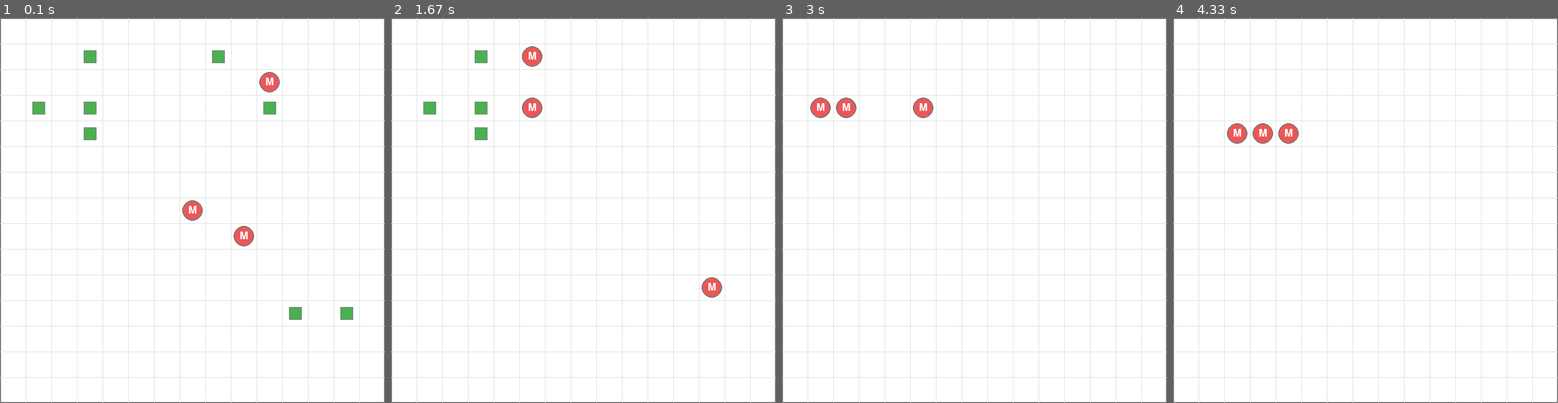
Above: before the commit, frames 1-4 (left to right).
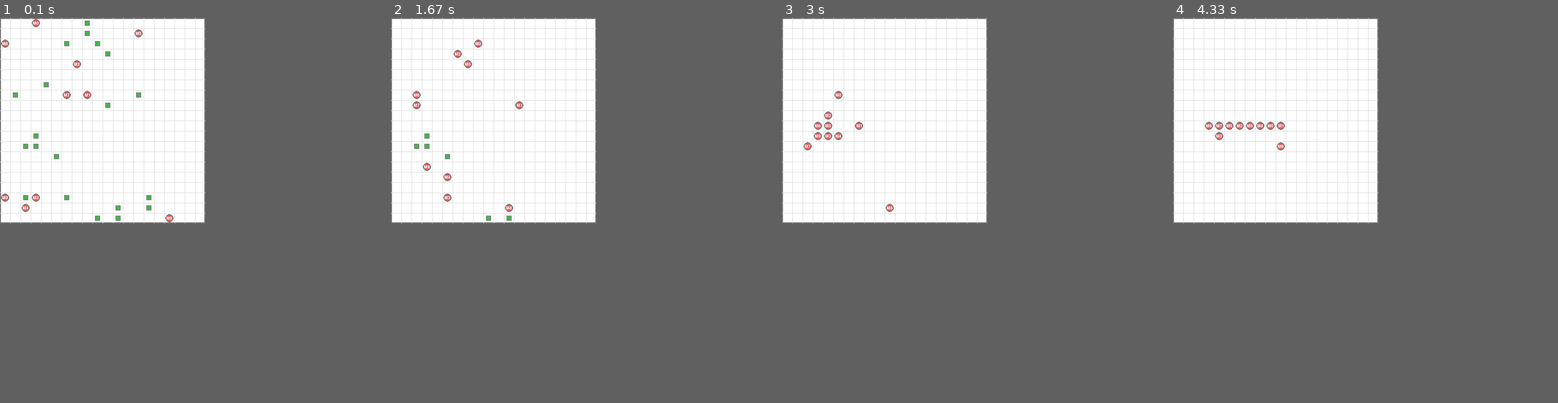
Above: after the commit, the same moments.

Repository: boannas/Senior_thesis
Game: pygame game, started from run_gridworld.py
The game is run twice, just before and just after one commit, with the same random seed, the same clock (stepped at 60 frames per second) and the same inputs.
Inputs:
- Up to frame 1 (0.1 s): no input
- Up to frame 2 (1.67 s): no input
- Up to frame 3 (3 s): no input
- Up to frame 4 (4.33 s): tap Enter at 3.33 s
The window is 750x750 before the commit and 400x400 after it. Grey fills any space a smaller window leaves; there, only what the larger window draws over its background counts as a difference.

The runs differ from the first frame. In frame 1, 8.5% of the frame differs, in the area x 0-100%, y 0-100%; in frame 2, 7.8%; in frame 3, 7.3%; in frame 4, 7.2%.

Commit message:
update  scan
add Agent class

Diff:
--- a/base.yaml
+++ b/base.yaml
@@ -3,13 +3,23 @@
 simulation:
   dt: 0.1
 
-seed: 42    # Random seed for reproducibility
 fps: 30   # Frames per second for rendering
 
 grid:
-  width: 15
-  height: 15
-  cell_px: 50
+  width: 20
+  height: 20
+  cell_px: 20
+
+colors:
+  bg:   [255, 255, 255]
+  grid: [220, 220, 220]
+  mother: [235, 87, 87]
+  child: [87, 87, 235]
+  food: [76, 175, 80]
+  threat: [200, 200, 200]
+  nest: [255, 193, 7]
+  outline: [120, 120, 120]    # [R, G, B] for entity outlines
+
 
 # Agent positions
 mothers:
@@ -17,8 +27,6 @@
   - [7, 7]
   - [9, 8]
   - [10, 2]
-
-
 
 # Entity positions
 food:
@@ -31,13 +39,3 @@
     - [1, 3]
     - [8, 1]
     - [13, 11]
-
-colors:
-  bg:   [255, 255, 255]
-  grid: [220, 220, 220]
-  mother: [235, 87, 87]
-  child: [87, 87, 235]
-  food: [76, 175, 80]
-  threat: [200, 200, 200]
-  nest: [255, 193, 7]
-  outline: [120, 120, 120]    # [R, G, B] for entity outlines
--- a/core/agents.py
+++ b/core/agents.py
@@ -1,5 +1,7 @@
 import math
 import random
+
+from core.entities import Food
 
 
 class Agent:
@@ -39,19 +41,37 @@
         """Calculate heading angle towards a target position in radians"""
         return math.atan2(target_y - self.y, target_x - self.x) * (180 / math.pi)
 
+
     def scan_perception(self, entities, perception_range):
         """Scan for entities within perception range"""
-        perceived = []
-        print(perceived)
-        for entity in entities:
-            dist = self.Manhattan_distance_to(entity.x, entity.y)
-            deg = self.heading_towards(entity.x, entity.y)
+        food_perceived = []
+        agents_perceived = []
 
+        for e in entities:
+            if e is self:   # Skip self
+                continue
 
-            if dist <= perception_range and not entity.collected:
-                perceived.append((entity, dist, deg))
-                print(f"{self.agent_type.capitalize()} perceived {entity.name} at ({entity.x}, {entity.y}) ")
-        return perceived
+            dist = self.Manhattan_distance_to(e.x, e.y)
+            if dist > perception_range: # Out of range
+                continue
+
+            deg = self.heading_towards(e.x, e.y)
+
+            # Food
+            if isinstance(e, Food):
+                if getattr(e, "collected", False):
+                    continue
+                food_perceived.append((e, dist, deg))
+                continue
+
+            # Agents (other mothers, child, threats)
+            if isinstance(e, Agent):
+                agents_perceived.append((e, dist, deg))
+                continue
+
+        print("agents_perceived:", agents_perceived)
+        return food_perceived, agents_perceived
+
 
     def step_towards(self, target_x, target_y):
         """
--- a/core/world.py
+++ b/core/world.py
@@ -7,12 +7,13 @@
     def __init__(self, grid_w, grid_h, mother_starts=None, child_start=None,
                  food_positions=None, threat_positions=None, nest_position=None, seed=42):
 
+        random.seed(seed)   # Fixed seed for reproducibility
+
         # Initialize mother agents
         self.mothers = []
         for (mx, my) in mother_starts:
             self.mothers.append(MotherAgent(mx, my, grid_w, grid_h, hp=100, energy=100))
 
-        random.seed(seed)
         self.t = 0
         self.grid_w = grid_w
         self.grid_h = grid_h
@@ -28,28 +29,27 @@
         proposals = {}
 
         for mother in self.mothers:
-            perceived = mother.scan_perception(self.foods, perception_range=perception_range)
+            food_perceived, agents_perceived = mother.scan_perception(self.foods + self.mothers, perception_range=perception_range)
 
-            if not perceived:
-                dx, dy = mother.step_towards(4,4)
+            if not food_perceived:
+                dx, dy = mother.step_towards(self.grid_w // 2, self.grid_h // 2)
                 nx = max(0, min(self.grid_w - 1, mother.x + dx))
                 ny = max(0, min(self.grid_h - 1, mother.y + dy))
                 proposals[mother] = (nx, ny)
 
                 continue
 
-            perceived.sort(key=lambda t: t[1])
+            food_perceived.sort(key=lambda t: t[1])
 
-            target_food = perceived[0][0]   # nearest food
+            target_food = food_perceived[0][0]   # nearest food
             dx, dy = mother.step_towards(target_food.x, target_food.y)
             nx = max(0, min(self.grid_w - 1, mother.x + dx))
             ny = max(0, min(self.grid_h - 1, mother.y + dy))
             proposals[mother] = (nx, ny)
 
             # Check if food is collected (distance == 0)
-            if perceived[0][1] == 0 and not target_food.collected:
+            if food_perceived[0][1] == 0 and not target_food.collected:
                 target_food.collect()
-
 
         self.resolve_and_apply_moves(self.mothers, proposals)
 
--- a/func/function_code.py
+++ b/func/function_code.py
@@ -48,7 +48,7 @@
     for y in range(1, grid_h):
         pygame.draw.line(surface, grid_color, (0, y * cell_px), (grid_w * cell_px, y * cell_px))
 
-def draw_mother(surface, mother, cell_px, mother_color, outline_color):
+def draw_mother(surface, mother, cell_px, mother_color, outline_color, label="M"):
     """Draw mother agent"""
     cx = mother.x * cell_px + cell_px // 2
     cy = mother.y * cell_px + cell_px // 2
@@ -60,7 +60,7 @@
     # Label Mother
     font_size = int(r * 1.5)
     font = pygame.font.SysFont(None, font_size)
-    text_surface = font.render("M", True, [255,255,255])
+    text_surface = font.render(label, True, [255,255,255])
     text_rect = text_surface.get_rect(center=(cx, cy))
     surface.blit(text_surface, text_rect)
 
--- a/ui/pygame_viewer.py
+++ b/ui/pygame_viewer.py
@@ -13,6 +13,12 @@
     draw_food, draw_threat, draw_nest
 )
 
+random.seed(42) # Fixed seed for reproducibility
+
+def random_positions(n, grid_w, grid_h):
+    return [[random.randint(0, grid_w - 1),
+             random.randint(0, grid_h - 1)]
+            for _ in range(n)]
 
 def main(threat_positions=None):
 
@@ -25,15 +31,25 @@
     grid_h = cfg["grid"]["height"]
     cell_px = cfg["grid"]["cell_px"]
     fps = cfg["fps"]
-    seed = cfg["seed"]
     dt = cfg["simulation"]["dt"]
 
     # Agent positions
-    mother_starts = cfg["mothers"]["starts"]
+    # mother_starts = cfg["mothers"]["starts"]
+    mother_starts = random_positions(
+        n=10,        # number of mothers
+        grid_w=grid_w,  # grid width
+        grid_h=grid_h   # grid height
+    )
 
     # Entity positions
-    food_positions = cfg["food"].get("positions", [])
+    # food_positions = cfg["food"].get("positions", [])
+    food_positions = random_positions(
+    n=20,        # number of positions
+    grid_w=grid_w,  # grid width
+    grid_h=grid_h   # grid height
+    )
 
+    # print("food_positions:", food_positions)
     # Colors
     bg_color = tuple(cfg["colors"]["bg"])
     grid_color = tuple(cfg["colors"]["grid"])
@@ -57,7 +73,7 @@
         mother_starts=mother_starts,
         food_positions=food_positions,
         threat_positions=threat_positions,
-        seed=seed
+        # seed=seed
     )
 
     # Main game loop
@@ -87,8 +103,8 @@
             draw_food(screen, food, cell_px, food_color, outline_color)
 
         # Draw mother (on top)
-        for m in world.mothers:
-            draw_mother(screen, m, cell_px, mother_color, outline_color)
+        for i, m in enumerate(world.mothers):
+            draw_mother(screen, m, cell_px, mother_color, outline_color, label=f"M{i}")
 
         # Update display
         pygame.display.flip()
Not shown, added: test.ipynb
